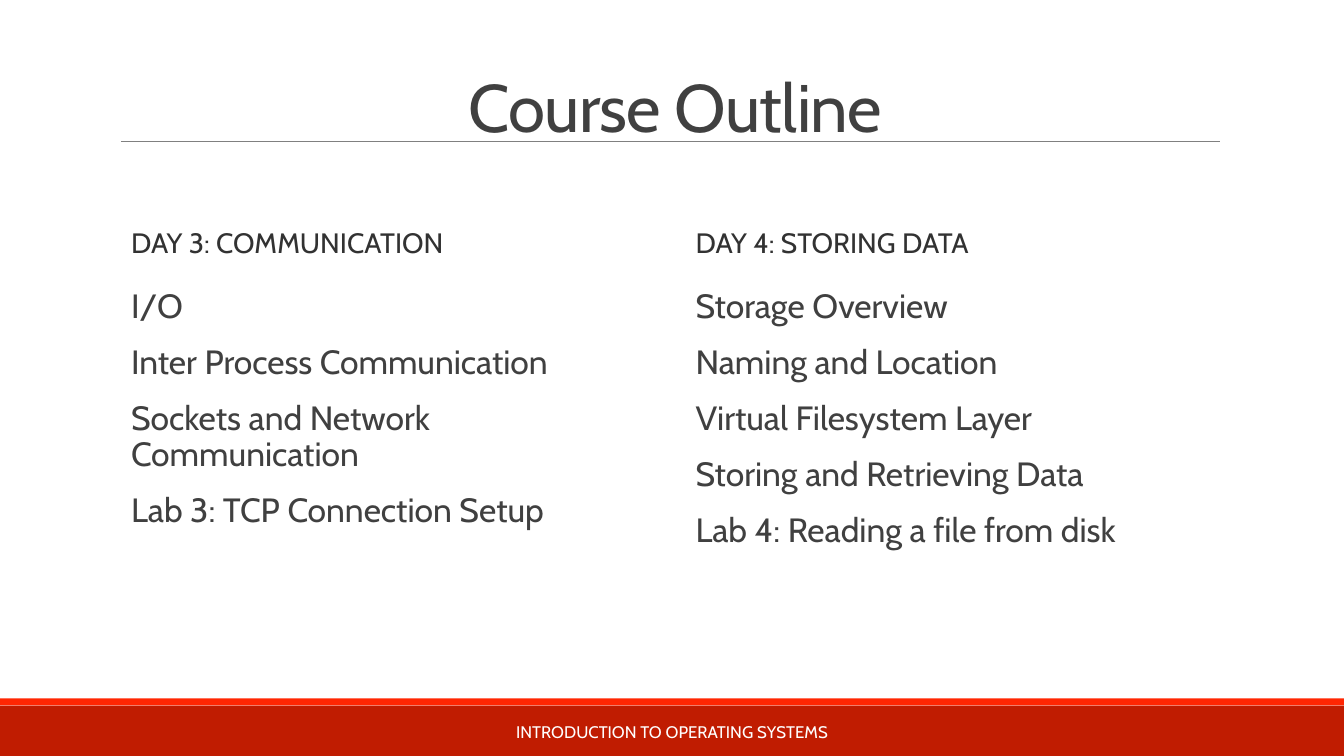
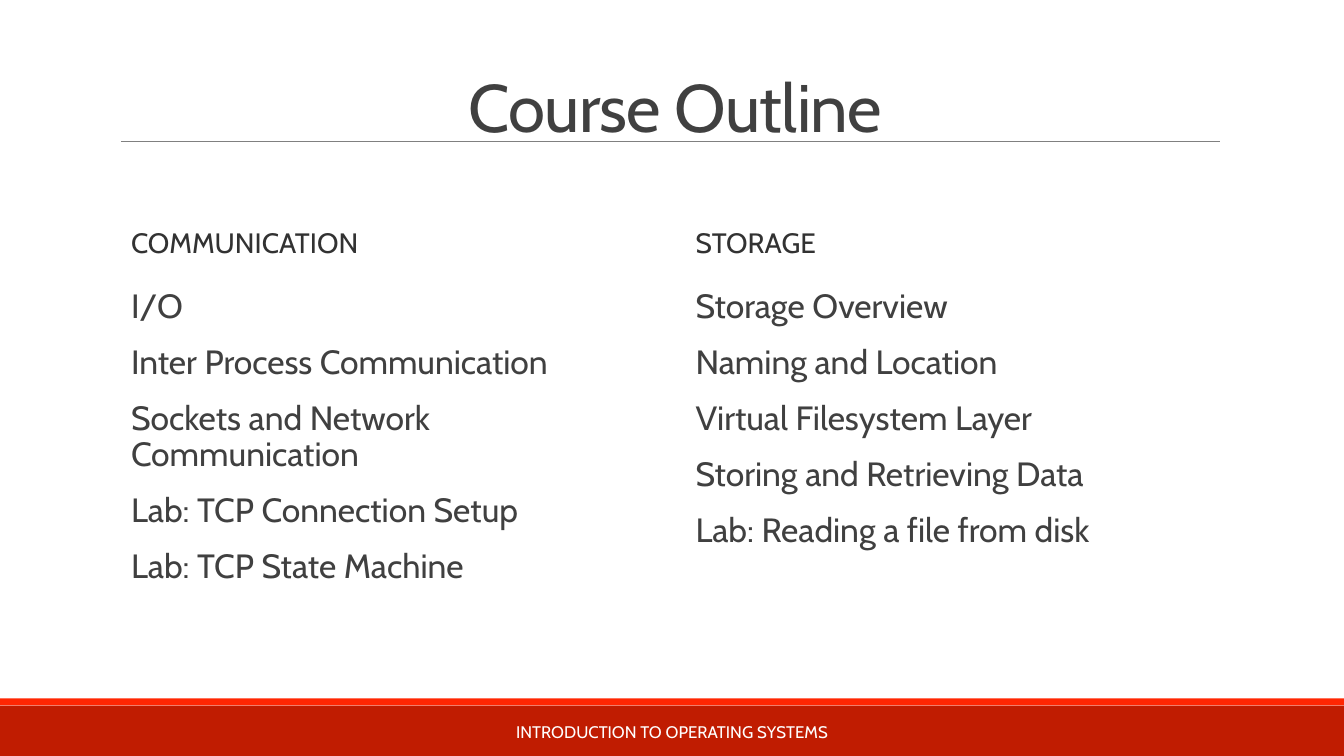
Before and after one commit to teachbsd/course, a slide deck: slide 6 of undergraduate/lectures/introduction.pptx (slide 4 before the commit). Drawn at 1344x756 pixels with LibreOffice and Linux fonts; fonts in the diff are those of the drawing; background and template pictures are left out. Boxes give left, top, right and bottom in pixels: in the first picture for what was removed or moved away, otherwise in the second. Text is boxed around its words. In the diff, an @@ line names an element or a change of style, - is before the commit and + after.

Commit message:
Complete draft for Darmstadt, Feb 2017 course

```diff
--- a/undergraduate/lectures/introduction.pptx
+++ b/undergraduate/lectures/introduction.pptx
@@ text at (131,233,358,254): text changed @@
-DAY 3: COMMUNICATION
+COMMUNICATION
@@ text at (696,233,816,254): text changed @@
-DAY 4: STORING DATA
+STORAGE
@@ text at (131,497,518,579): text changed @@
-  Lab 3: TCP Connection Setup
+  Lab: TCP Connection Setup
+  Lab: TCP State Machine
@@ text at (696,517,1090,550): text changed @@
-  Lab 4: Reading a file from disk
+  Lab: Reading a file from disk
```
Also in this commit, not shown: 9 other slides changed, 2 slides added, 1 slide removed.
